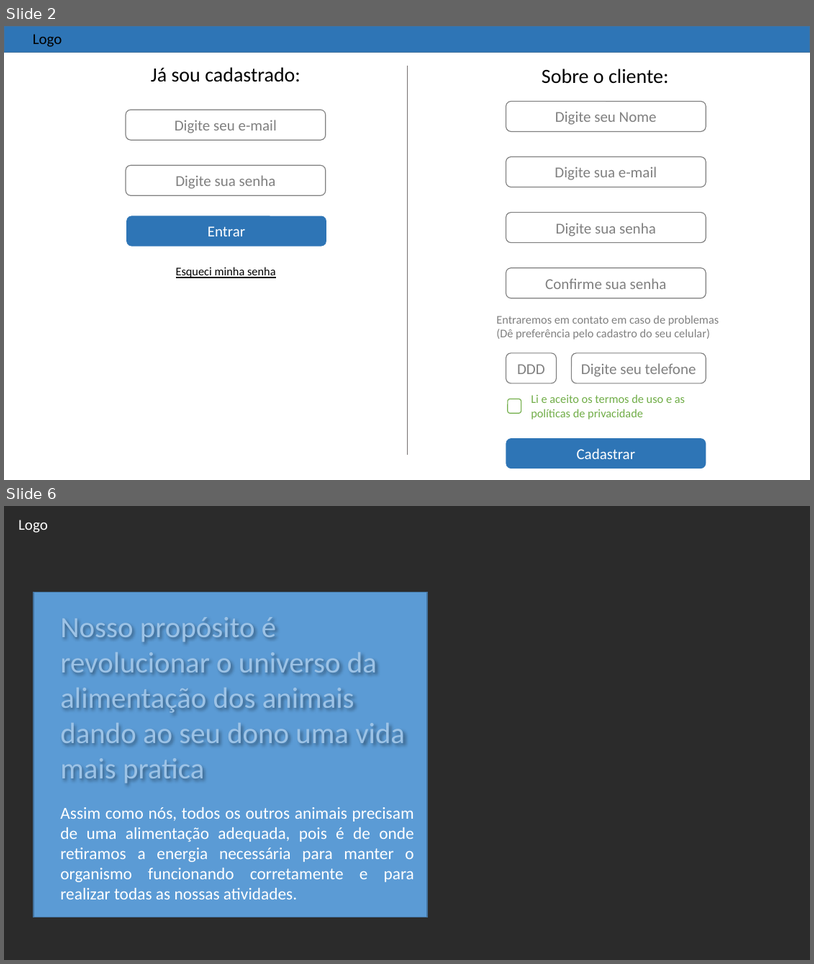
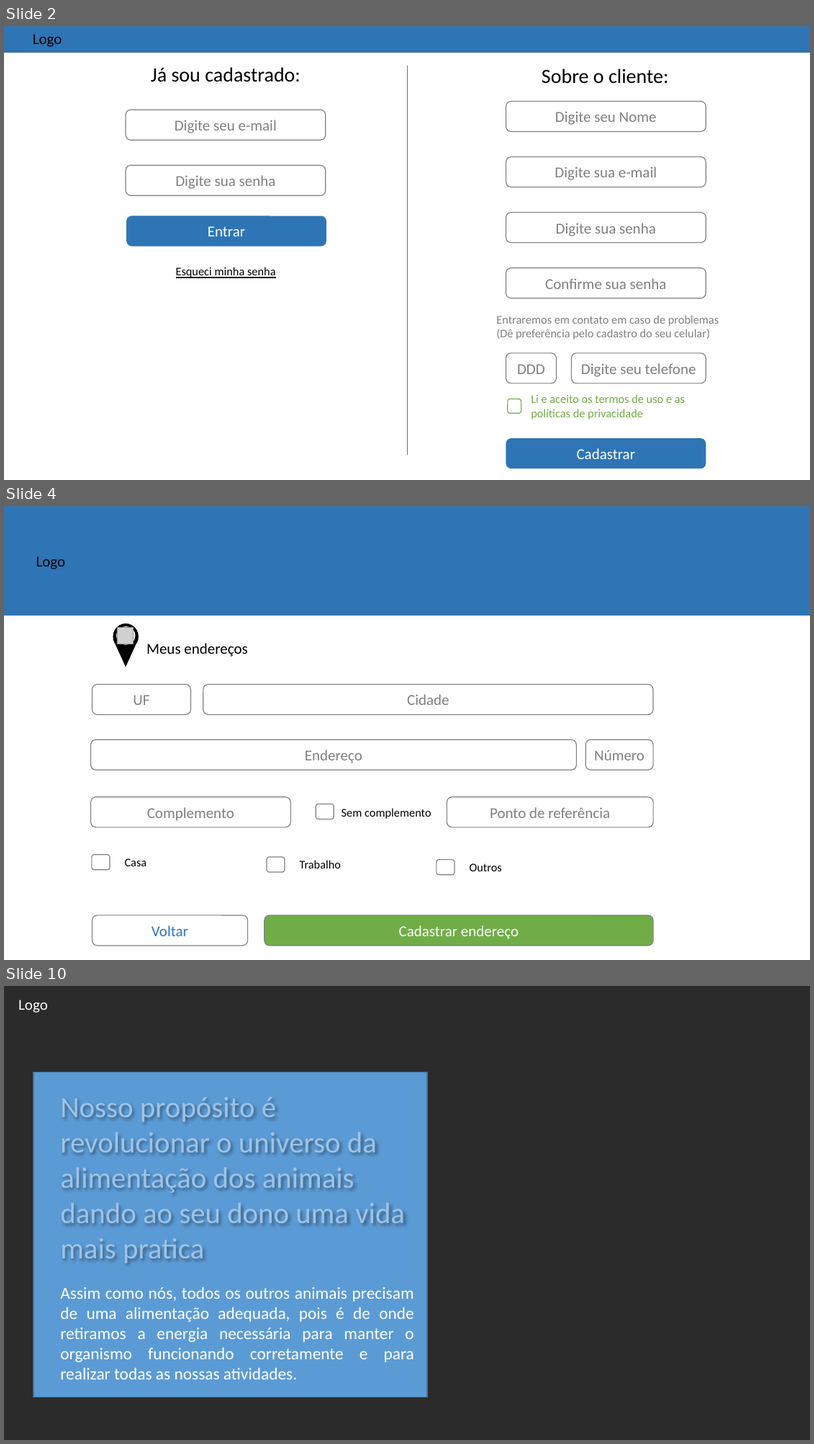
Before and after one commit to DudaElias/ProjetoParaAnimais, a slide deck: Ideias/PP.pptx. Shown one above the other, each under a label of ours: slides 2 and 6 before the commit, slides 2, 4 and 10 after it; the slides between them are not shown. The pictures are 814x964 and 814x1444 pixels, drawn with LibreOffice and Linux fonts; fonts in the diff are those of the drawing; grey boxes stand for pictures; background and template pictures are left out; a plain dark background stands for a picture behind light text. Boxes give left, top, right and bottom in pixels: in the first picture for what was removed or moved away, otherwise in the second. Text is boxed around its words. In the diff, an @@ line names an element or a change of style, - is before the commit and + after.

```diff
--- a/Ideias/PP.pptx
+++ b/Ideias/PP.pptx
@@ slide 4 added at bbox=[4, 506, 810, 960], background #FFFFFF @@
@@ rectangle added at bbox=[4, 506, 810, 615], fill #2E75B6, outline #43739E 1 pt @@
@@ text added at bbox=[36, 556, 66, 569], 18 pt, text #000000 @@
+Logo
@@ ellipse added at bbox=[113, 623, 139, 649], fill #000000 @@
@@ ellipse added at bbox=[116, 626, 135, 644], fill #FFFFFF @@
@@ picture added at bbox=[117, 628, 134, 644] @@
@@ triangle added at bbox=[113, 639, 139, 667], fill #000000 @@
@@ text added at bbox=[147, 643, 247, 656], 18 pt, text #000000 @@
+Meus endereços
@@ ellipse added at bbox=[389, 639, 399, 649], fill #FFFFFF, outline #FFFFFF 1 pt @@
@@ rounded rectangle added at bbox=[93, 685, 191, 715], fill #FFFFFF, outline #808080 1 pt, 18 pt, text #808080 @@
+UF
@@ rounded rectangle added at bbox=[203, 685, 653, 715], fill #FFFFFF, outline #808080 1 pt, 18 pt, text #808080 @@
+Cidade
@@ rounded rectangle added at bbox=[91, 739, 577, 770], fill #FFFFFF, outline #808080 1 pt, 18 pt, text #808080 @@
+Endereço
@@ rounded rectangle added at bbox=[586, 739, 653, 770], fill #FFFFFF, outline #808080 1 pt, 18 pt, text #808080 @@
+Número
@@ rounded rectangle added at bbox=[91, 797, 291, 827], fill #FFFFFF, outline #808080 1 pt, 18 pt, text #808080 @@
+Complemento
@@ rounded rectangle added at bbox=[316, 803, 334, 818], fill #FFFFFF, outline #808080 1 pt @@
@@ text added at bbox=[342, 808, 432, 818], 14 pt, text #000000 @@
+Sem complemento
@@ rounded rectangle added at bbox=[448, 797, 653, 827], fill #FFFFFF, outline #808080 1 pt, 18 pt, text #808080 @@
+Ponto de referência
@@ rounded rectangle added at bbox=[92, 854, 110, 870], fill #FFFFFF, outline #808080 1 pt @@
@@ text added at bbox=[125, 858, 147, 866], 14 pt, text #000000 @@
+Casa
@@ rounded rectangle added at bbox=[267, 857, 286, 872], fill #FFFFFF, outline #808080 1 pt @@
@@ text added at bbox=[300, 860, 342, 868], 14 pt, text #000000 @@
+Trabalho
@@ rounded rectangle added at bbox=[437, 860, 455, 875], fill #FFFFFF, outline #808080 1 pt @@
@@ text added at bbox=[470, 863, 502, 871], 14 pt, text #000000 @@
+Outros
@@ rounded rectangle added at bbox=[93, 915, 248, 945], fill #FFFFFF, outline #808080 1 pt, 18 pt, text #2E75B6 @@
+Voltar
@@ rounded rectangle added at bbox=[265, 915, 653, 945], fill #70AD47, outline #808080 1 pt, 18 pt, text #FFFFFF @@
+Cadastrar endereço
@@ what was slide 6 is now slide 10 @@
```
Also in this commit, not shown: 3 slides changed, 3 other slides added, 6 other files.
